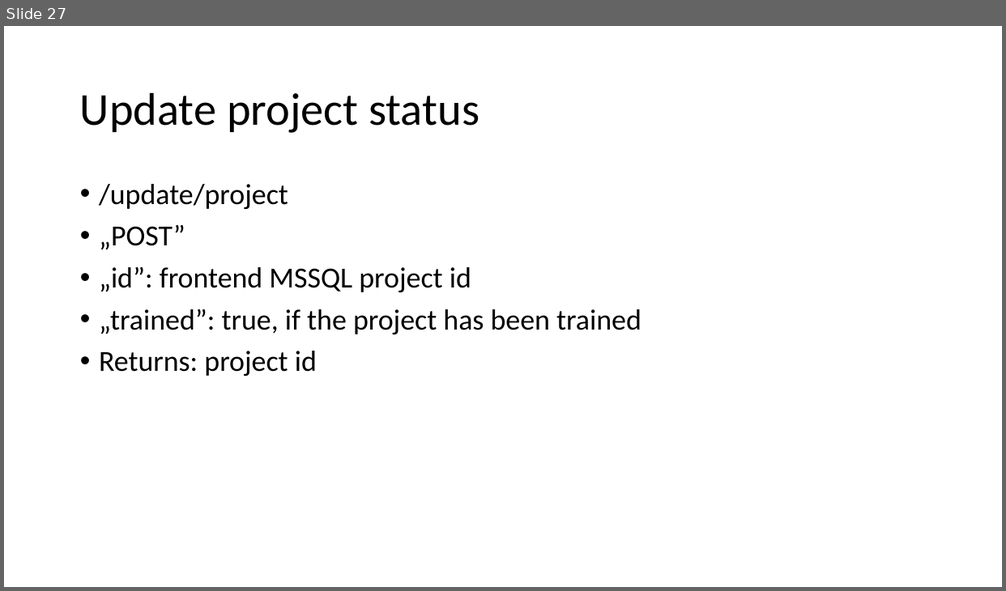
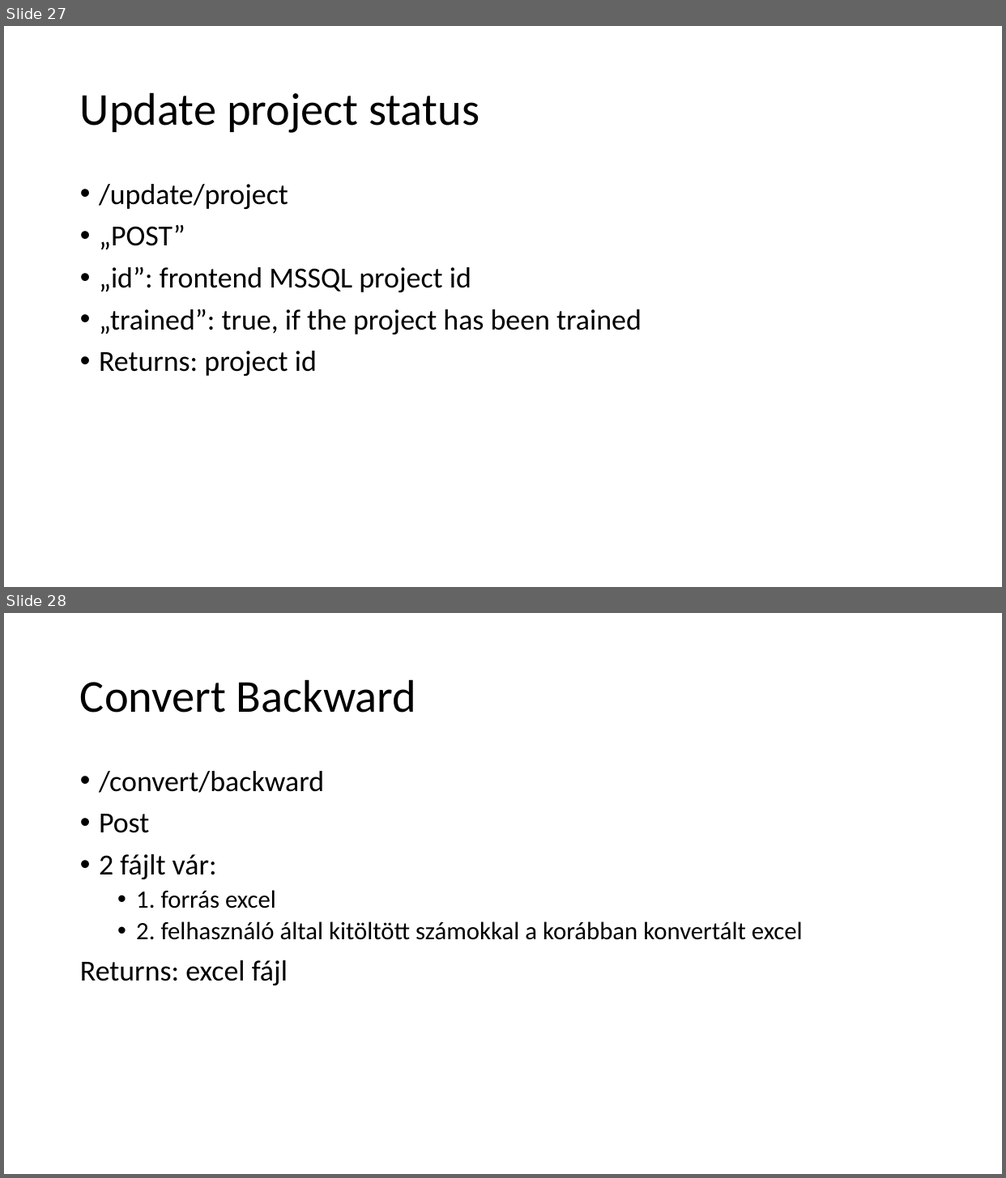
Before and after one commit to ejanos/strabag, a slide deck: python WebAPI.ppt. Shown one above the other, each under a label of ours: slide 27 before the commit, slides 27 and 28 after it. The pictures are 1006x591 and 1006x1178 pixels, drawn with LibreOffice and Linux fonts; fonts in the diff are those of the drawing. Boxes give left, top, right and bottom in pixels: in the first picture for what was removed or moved away, otherwise in the second. Text is boxed around its words. In the diff, an @@ line names an element or a change of style, - is before the commit and + after.

```diff
--- a/python WebAPI.ppt
+++ b/python WebAPI.ppt
@@ slide 28 added at bbox=[4, 613, 1002, 1174], background #FFFFFF @@
@@ title added at bbox=[80, 679, 417, 713], 44 pt, text #000000 @@
+Convert Backward
@@ text added at bbox=[80, 771, 803, 986], 24 pt, text #000000 @@
+• /convert/backward
+• Post
+• 2 fájlt vár:
+  • 1. forrás excel
+  • 2. felhasználó által kitöltött számokkal a korábban konvertált excel
+Returns: excel fájl
```
Also in this commit, not shown: 9 other files.
